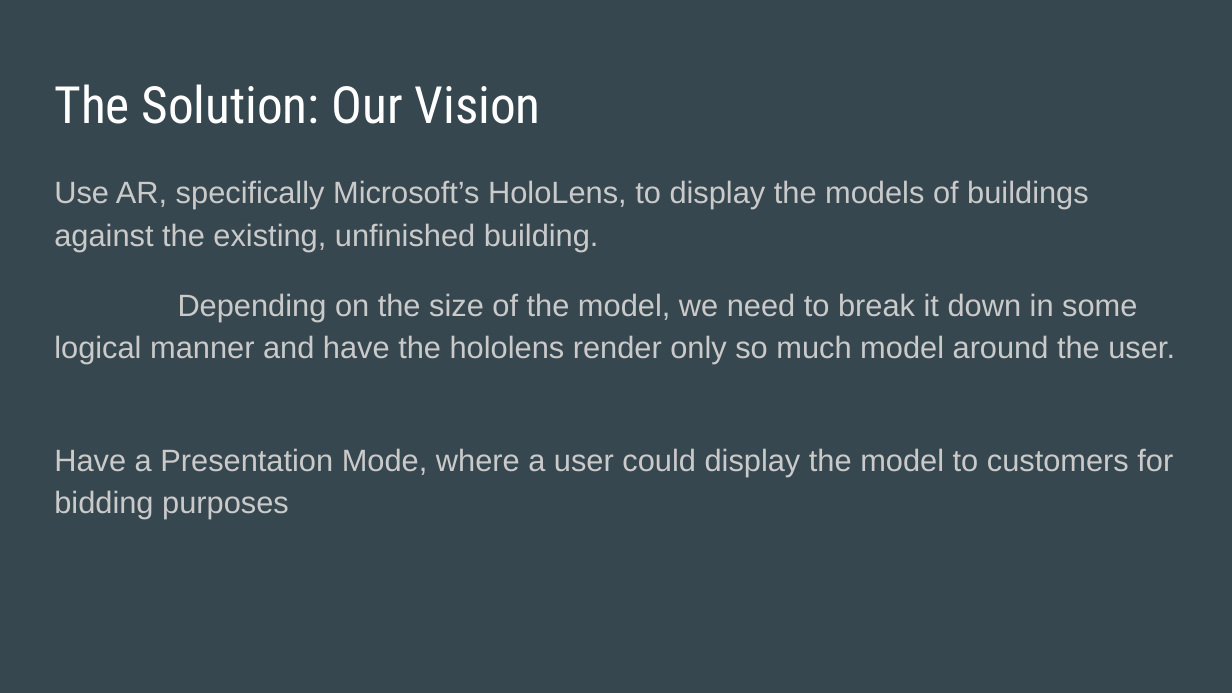
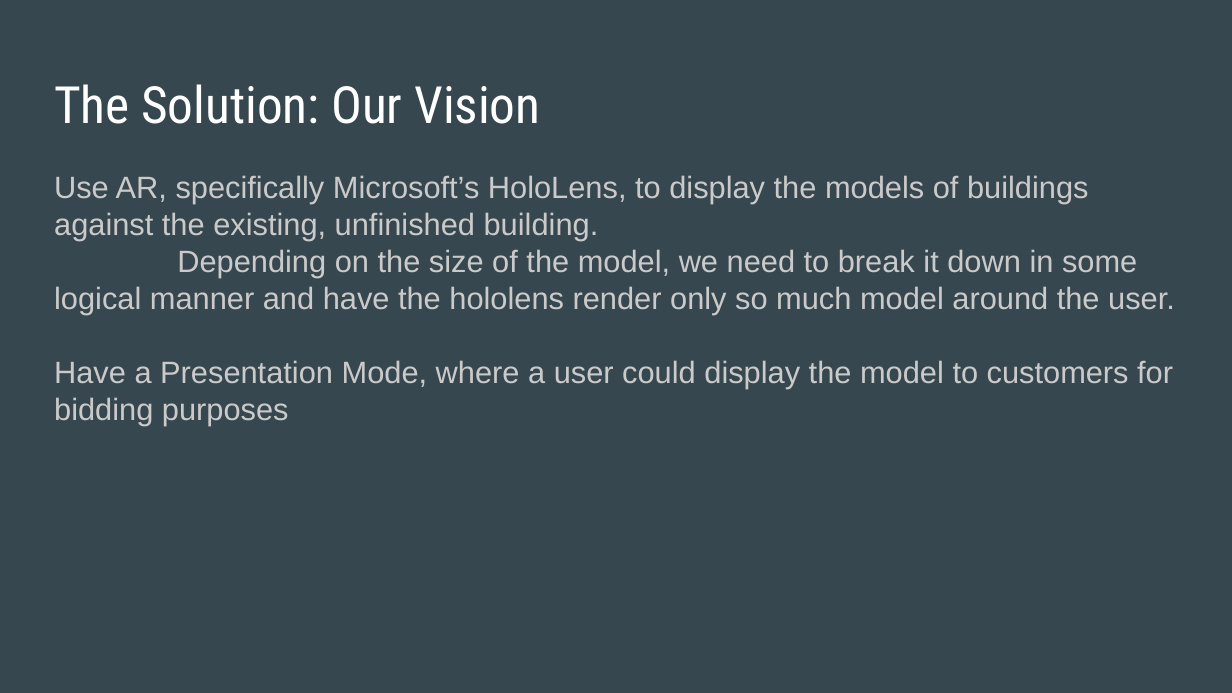
Before and after one commit to vcheng3/vcheng3.github.io, a slide deck: slide 4 of documents/presentation.pptx. Drawn at 1232x693 pixels with LibreOffice and Linux fonts; fonts in the diff are those of the drawing. Boxes give left, top, right and bottom in pixels: in the first picture for what was removed or moved away, otherwise in the second. Text is boxed around its words. In the diff, an @@ line names an element or a change of style, - is before the commit and + after.

```diff
--- a/documents/presentation.pptx
+++ b/documents/presentation.pptx
@@ text "Use AR, specifically Microsoft’s HoloLens, ..." at bbox=[54, 175, 1175, 425]: line spacing 1.15 to 1; less space between paragraphs @@
```
Also in this commit, not shown: 15 other slides changed, 6 other files.
